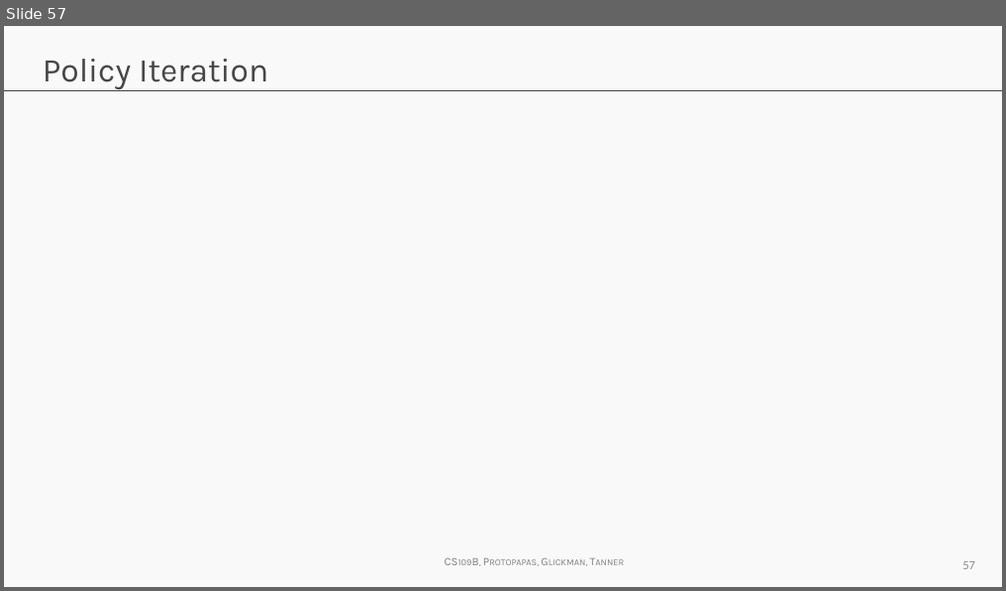
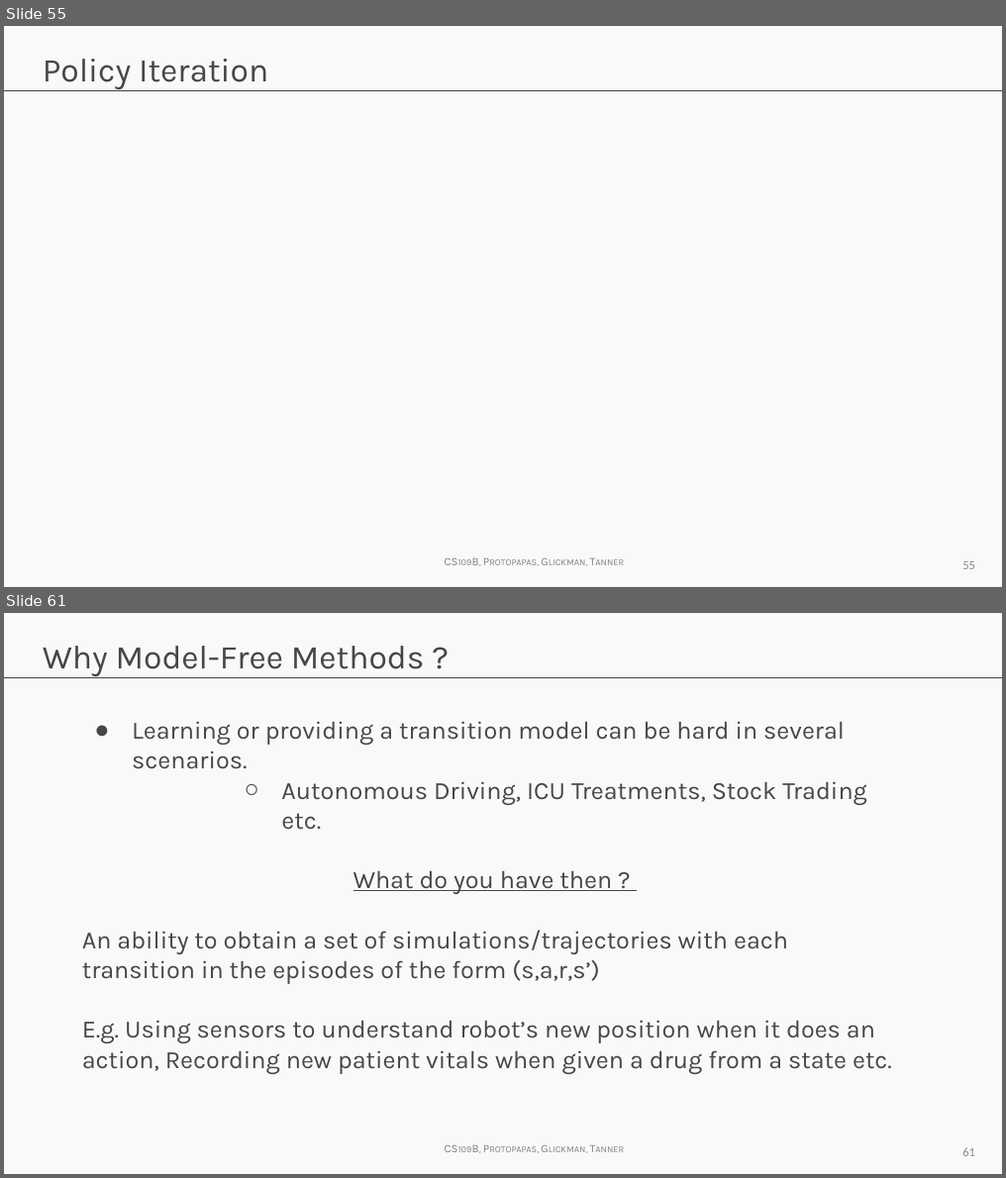
Before and after one commit to wfseaton/2020-CS109B, a slide deck: content/lectures/lecture20/presentation/cs109b_RL.pptx. Shown one above the other, each under a label of ours: slide 57 before the commit, slides 55 and 61 after it; the slides between them are not shown. The pictures are 1006x591 and 1006x1178 pixels, drawn with LibreOffice and Linux fonts; fonts in the diff are those of the drawing; grey boxes stand for pictures; background and template pictures are left out. Boxes give left, top, right and bottom in pixels: in the first picture for what was removed or moved away, otherwise in the second. Text is boxed around its words. In the diff, an @@ line names an element or a change of style, - is before the commit and + after.

```diff
--- a/content/lectures/lecture20/presentation/cs109b_RL.pptx
+++ b/content/lectures/lecture20/presentation/cs109b_RL.pptx
@@ slide 61 added at bbox=[4, 613, 1002, 1174], background #F9F9F9; not listed: 2 template elements that a slide beside it also shows @@
@@ title added at bbox=[43, 646, 425, 676], 24 pt, text #464646 @@
+Why Model-Free Methods ?
@@ text added at bbox=[82, 721, 892, 1074], 18 pt, text #464646 @@
+● Learning or providing a transition model can be hard in several scenarios.
+  ○ Autonomous Driving, ICU Treatments, Stock Trading etc.
+What do you have then ?
+An ability to obtain a set of simulations/trajectories with each transition in the episodes of the form (s,a,r,s’)
+E.g. Using sensors to understand robot’s new position when it does an action, Recording new patient vitals when given a drug from a state etc.
@@ page number added at bbox=[962, 1148, 975, 1157], 9 pt, text #8C8C8C @@
+61
@@ what was slide 57 is now slide 55 @@
@@ page number at bbox=[962, 562, 975, 570]: text changed @@
-57
+55
```
Also in this commit, not shown: 6 slides changed, 12 other slides added, 7 slides removed, 21 other files.
